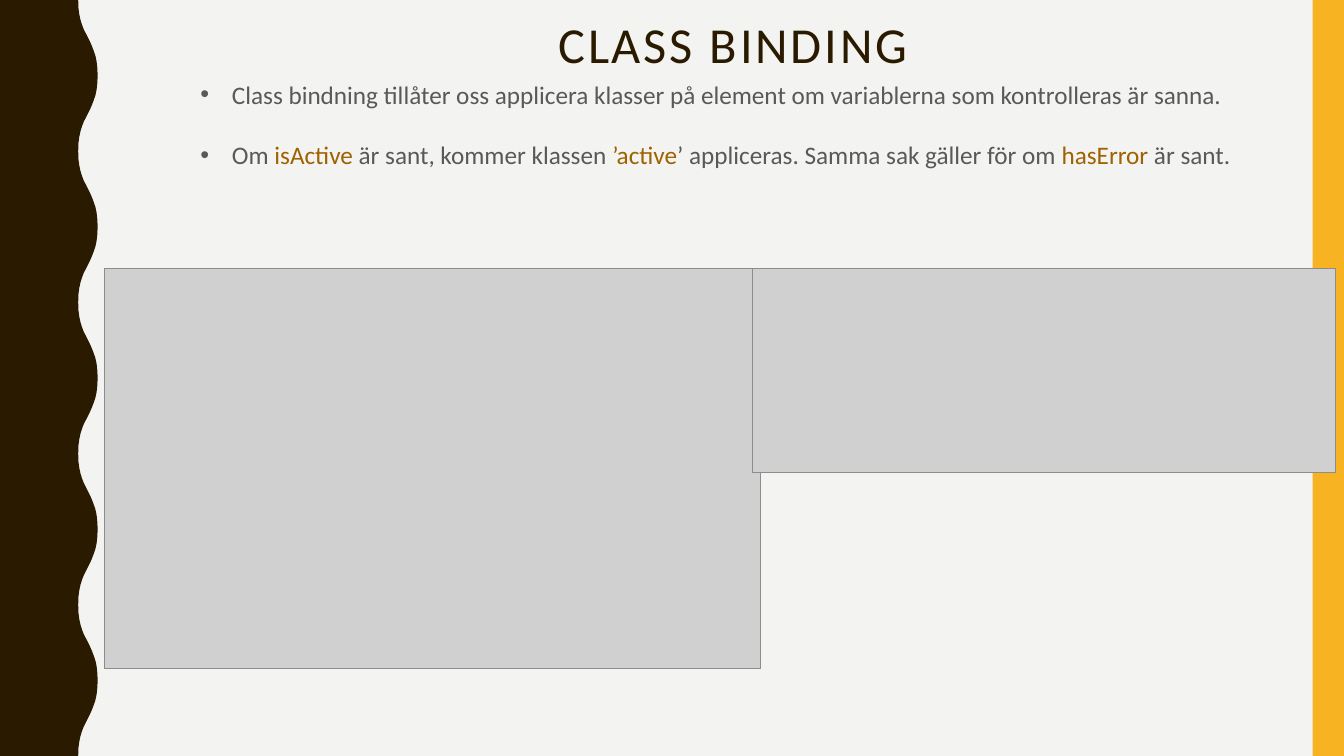
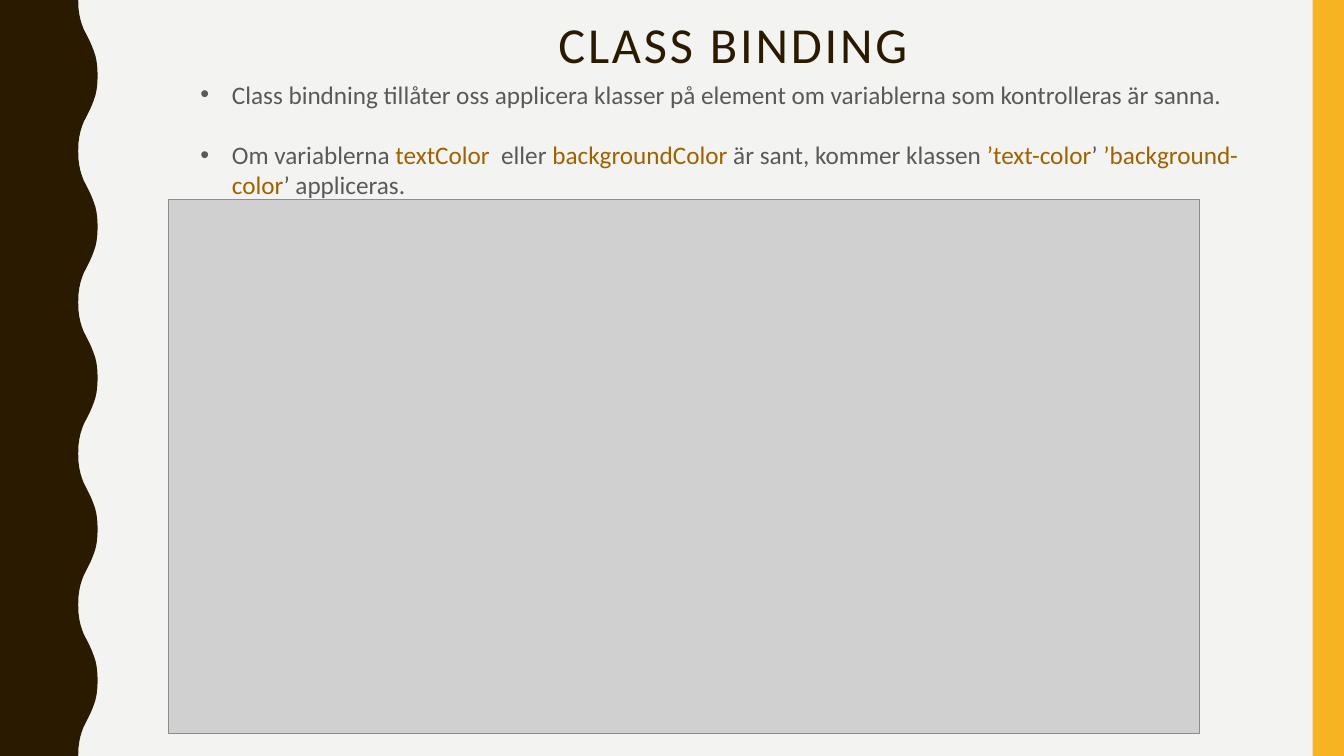
Before and after one commit to abbjetmus/programmering, a slide deck: slide 18 of Vue/Vue.pptx. Drawn at 1344x756 pixels with LibreOffice and Linux fonts; fonts in the diff are those of the drawing; grey boxes stand for pictures. Boxes give left, top, right and bottom in pixels: in the first picture for what was removed or moved away, otherwise in the second. Text is boxed around its words. In the diff, an @@ line names an element or a change of style, - is before the commit and + after.

```diff
--- a/Vue/Vue.pptx
+++ b/Vue/Vue.pptx
@@ text at [232,146,1238,200]: text changed; text colour #595959 to #9F6200 @@
-• Om isActive är sant, kommer klassen ’active’ appliceras. Samma sak gäller för om hasError är sant.
+• Om variablerna textColor eller backgroundColor är sant, kommer klassen ’text-color’ ’background-color’ appliceras.
@@ picture added at [168,199,1200,733] @@
@@ picture removed at [104,268,760,668] @@
@@ picture removed at [753,268,1337,473] @@
```
Also in this commit, not shown: 5 other slides changed, 1 slide added, 3 slides removed, 2 other files.
